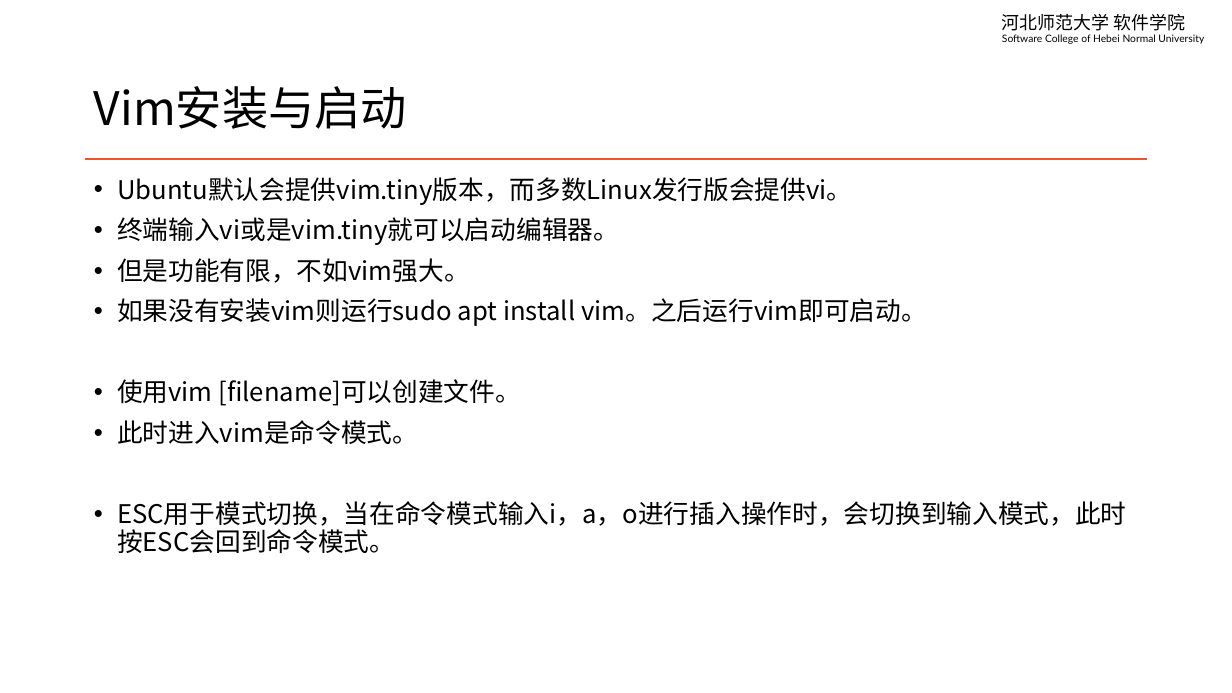
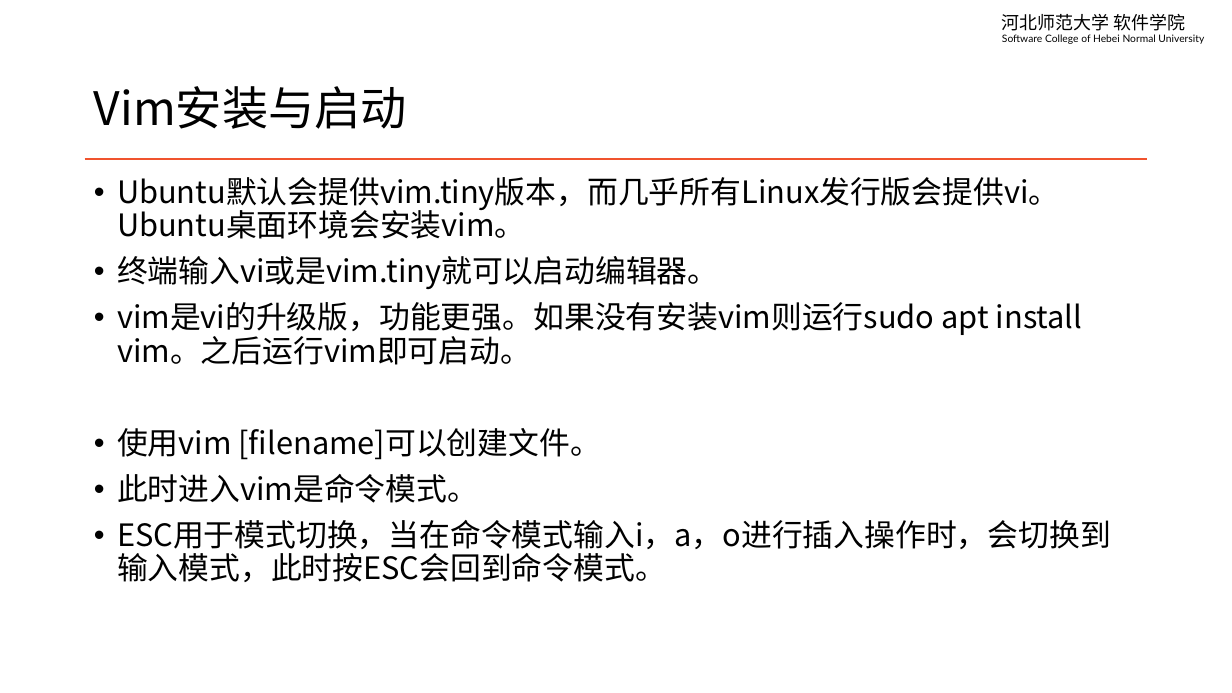
Before and after one commit to edu2act/course-linux-system, a slide deck: slide 5 of materials/slides/ch07-edit-file.pptx. Drawn at 1232x693 pixels with LibreOffice and Linux fonts; fonts in the diff are those of the drawing. Boxes give left, top, right and bottom in pixels: in the first picture for what was removed or moved away, otherwise in the second. Text is boxed around its words. In the diff, an @@ line names an element or a change of style, - is before the commit and + after.

```diff
--- a/materials/slides/ch07-edit-file.pptx
+++ b/materials/slides/ch07-edit-file.pptx
@@ text at (117, 177, 1060, 239): text changed; size 20 to 24 pt @@
-• Ubuntu默认会提供vim.tiny版本，而多数Linux发行版会提供vi。
+• Ubuntu默认会提供vim.tiny版本，而几乎所有Linux发行版会提供vi。Ubuntu桌面环境会安装vim。
@@ text at (117, 256, 1111, 582): size 20 to 24 pt in "终端输入vi或是vim.tiny就可以启动编辑器。", "使用vim [filename]可以创建文件。", "此时进入vim是命令模式。", "ESC用于模式切换，当在命令模式输入i，a，o进行插入操作时，会切换到输入模式，此时按ESC会回到命令模式。" @@
@@ text at (117, 302, 1083, 365): text changed; size 20 to 24 pt @@
-• 但是功能有限，不如vim强大。
-• 如果没有安装vim则运行sudo apt install vim。之后运行vim即可启动。
+• vim是vi的升级版，功能更强。如果没有安装vim则运行sudo apt install vim。之后运行vim即可启动。
```
Also in this commit, not shown: 7 other slides changed, 3 slides added, 3 other files.
